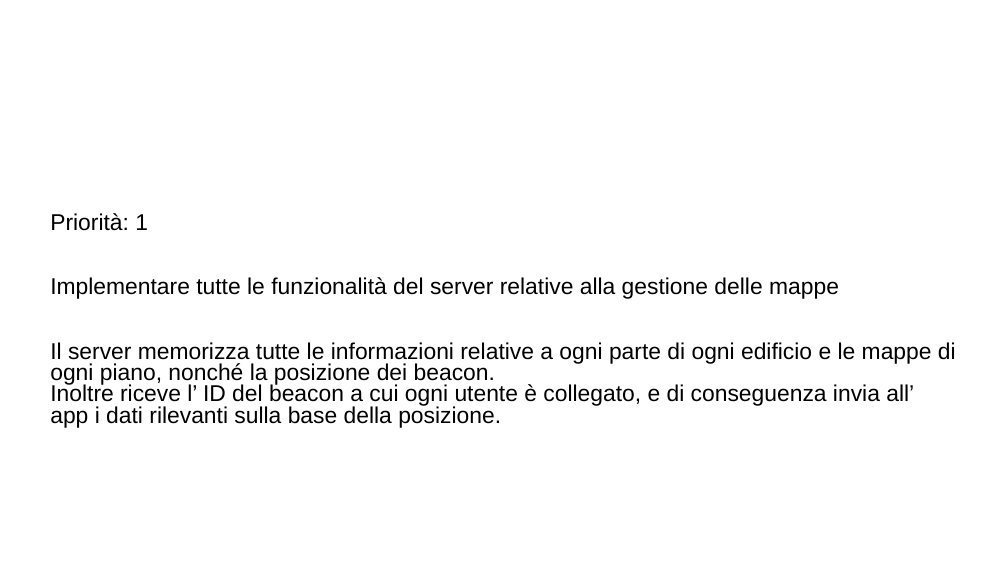
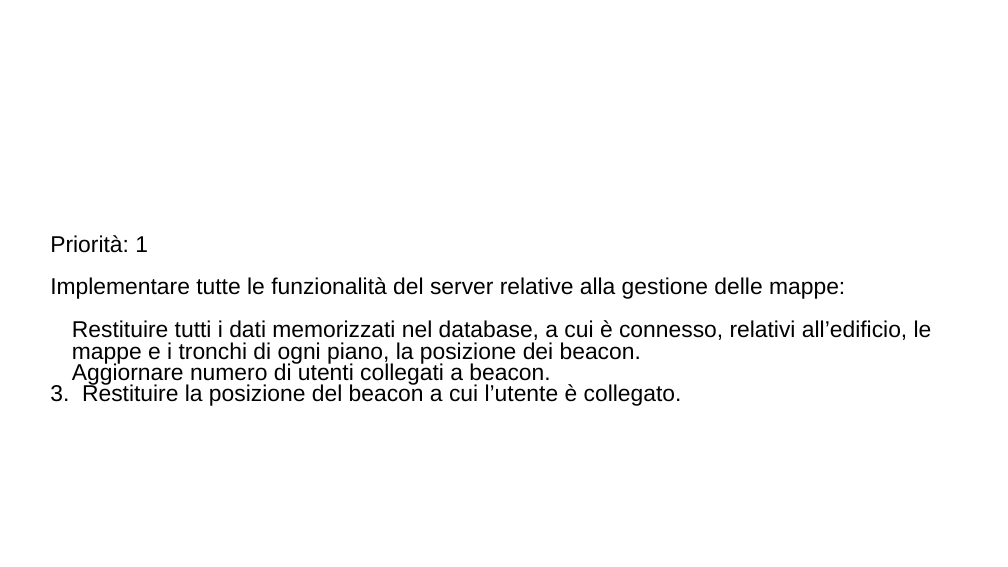
Before and after one commit to ecorradini/ProgettoIDS, a slide deck: slide 3 of AnalisiRequisiti/User Stories/UserStoriesNuova.ppt. Drawn at 1008x567 pixels with LibreOffice and Linux fonts; fonts in the diff are those of the drawing; background and template pictures are left out. Boxes give left, top, right and bottom in pixels: in the first picture for what was removed or moved away, otherwise in the second. Text is boxed around its words. In the diff, an @@ line names an element or a change of style, - is before the commit and + after.

Commit message:
fvkjfhvk

```diff
--- a/AnalisiRequisiti/User Stories/UserStoriesNuova.ppt
+++ b/AnalisiRequisiti/User Stories/UserStoriesNuova.ppt
@@ text at (x1=50, y1=277, x2=932, y2=406): text changed @@
-Implementare tutte le funzionalità del server relative alla gestione delle mappe
-Il server memorizza tutte le informazioni relative a ogni parte di ogni edificio e le mappe di ogni piano, nonché la posizione dei beacon.
-Inoltre riceve l’ ID del beacon a cui ogni utente è collegato, e di conseguenza invia all’ app i dati rilevanti sulla base della posizione.
+Implementare tutte le funzionalità del server relative alla gestione delle mappe:
+1. Restituire tutti i dati memorizzati nel database, a cui è connesso, relativi all’edificio, le mappe e i tronchi di ogni piano, la posizione dei beacon.
+2. Aggiornare numero di utenti collegati a beacon.
+3. Restituire la posizione del beacon a cui l’utente è collegato.
```
